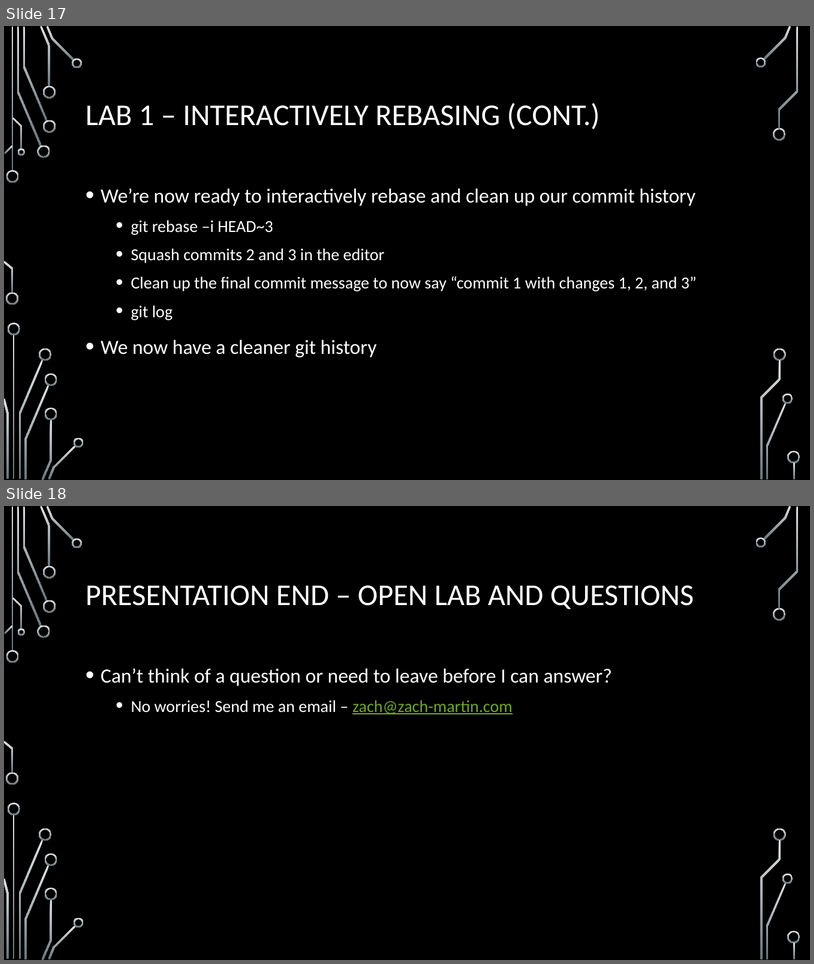
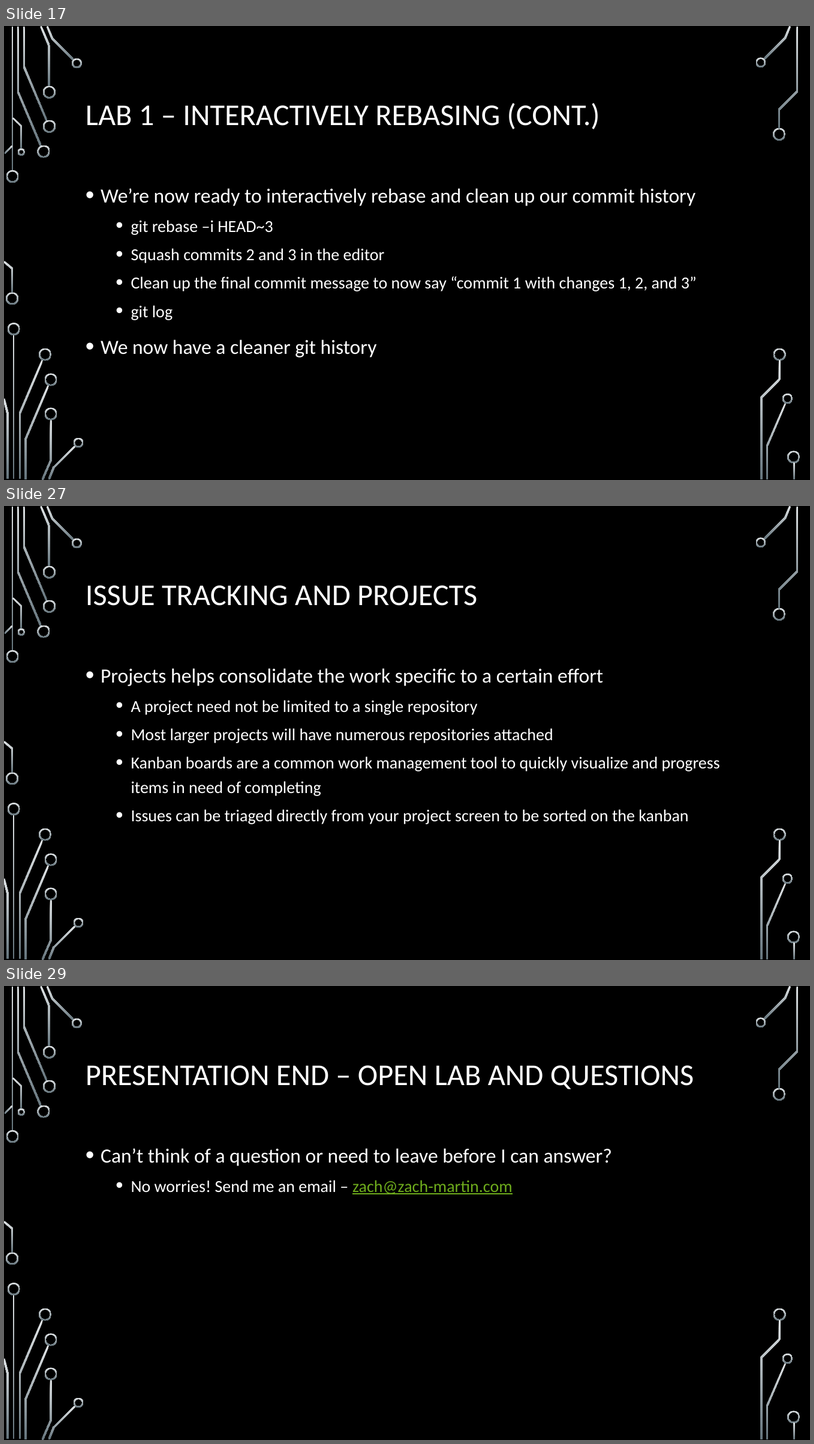
Before and after one commit to onideus/github-101-website, a slide deck: resources/Advanced github topics.pptx. Shown one above the other, each under a label of ours: slides 17 and 18 before the commit, slides 17, 27 and 29 after it; the slides between them are not shown. The pictures are 814x964 and 814x1444 pixels, drawn with LibreOffice and Linux fonts; fonts in the diff are those of the drawing; background and template pictures are left out. Boxes give left, top, right and bottom in pixels: in the first picture for what was removed or moved away, otherwise in the second. Text is boxed around its words. In the diff, an @@ line names an element or a change of style, - is before the commit and + after.

```diff
--- a/resources/Advanced github topics.pptx
+++ b/resources/Advanced github topics.pptx
@@ slide 27 added at box(4, 506, 810, 960), background picture (left out); not listed: 36 template elements that a slide beside it also shows @@
@@ title added at box(86, 585, 477, 606), 36 pt, text #FFFFFF @@
+ISSUE TRACKING AND PROJECTS
@@ text added at box(101, 668, 720, 824), 20 pt, text #FFFFFF @@
+• Projects helps consolidate the work specific to a certain effort
+  • A project need not be limited to a single repository
+  • Most larger projects will have numerous repositories attached
+  • Kanban boards are a common work management tool to quickly visualize and progress items in need of completing
+  • Issues can be triaged directly from your project screen to be sorted on the kanban
@@ what was slide 18 is now slide 29 @@
```
Also in this commit, not shown: 10 other slides added, 2 other files.
